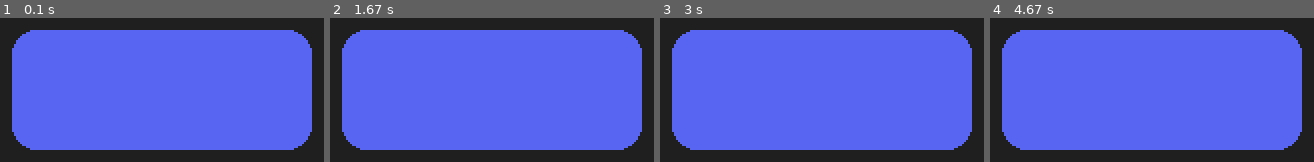
Above: before the commit, frames 1-4 (left to right).
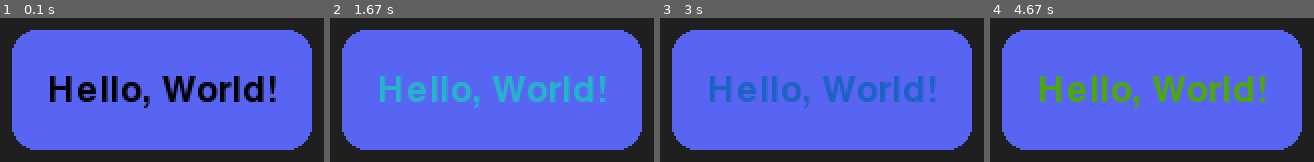
Above: after the commit, the same moments.

Repository: Piop2/Pygame-GUI
Game: pygame game, started from main.py
The game is run twice, just before and just after one commit, with the same random seed, the same clock (stepped at 60 frames per second) and the same inputs.
Inputs (mouse positions are in pixels of both pictures, inside the frame that each line leads up to):
- Up to frame 1 (0.1 s): no input
- Up to frame 2 (1.67 s): press the mouse at (492, 90) at 0.37 s; move the mouse to (outside the picture) at 0.47 s; release the mouse at (outside the picture) at 0.6 s; press the mouse at (492, 90) at 0.7 s; move the mouse to (outside the picture) at 0.8 s; release the mouse at (outside the picture) at 0.93 s; press the mouse at (492, 90) at 1.03 s; move the mouse to (576, 88) at 1.13 s; release the mouse at (outside the picture) at 1.27 s; press the mouse at (492, 90) at 1.37 s; move the mouse to (outside the picture) at 1.47 s; release the mouse at (outside the picture) at 1.6 s
- Up to frame 3 (3 s): press the mouse at (822, 90) at 1.7 s; move the mouse to (outside the picture) at 1.8 s; release the mouse at (outside the picture) at 1.93 s; press the mouse at (822, 90) at 2.03 s; move the mouse to (outside the picture) at 2.13 s; release the mouse at (outside the picture) at 2.27 s; press the mouse at (822, 90) at 2.37 s; move the mouse to (outside the picture) at 2.47 s; release the mouse at (outside the picture) at 2.6 s; press the mouse at (822, 90) at 2.7 s; move the mouse to (outside the picture) at 2.8 s; release the mouse at (outside the picture) at 2.93 s
- Up to frame 4 (4.67 s): press the mouse at (1152, 90) at 3.03 s; move the mouse to (outside the picture) at 3.13 s; release the mouse at (outside the picture) at 3.27 s; press the mouse at (1152, 90) at 3.37 s; move the mouse to (outside the picture) at 3.47 s; release the mouse at (outside the picture) at 3.6 s; press the mouse at (1152, 90) at 3.7 s; move the mouse to (1213, 42) at 3.8 s; release the mouse at (outside the picture) at 3.93 s; press the mouse at (1152, 90) at 4.03 s; move the mouse to (outside the picture) at 4.13 s; release the mouse at (outside the picture) at 4.27 s; press the mouse at (1152, 90) at 4.37 s; move the mouse to (outside the picture) at 4.47 s; release the mouse at (outside the picture) at 4.6 s

The runs differ from the first frame. In frame 1, 6.3% of the frame differs, in the area x 15-86%, y 40-63%; in frame 2, 5.9%; in frame 3, 5.7%; in frame 4, 6.3%.

Commit message:
feature: add TextView

Diff:
--- a/main.py
+++ b/main.py
@@ -1,7 +1,11 @@
+import random
+
 import pygame
 
 from core.screen import Screen, Viewport
 from view.button import ButtonView
+from view.text import TextView
+from model.event import MouseButton
 
 WINDOW_SIZE = (800, 800)
 BUTTON_SIZE = (150, 60)
@@ -23,7 +27,25 @@
 discord_box.style.height = BUTTON_SIZE[1]
 discord_box.style.border_radius = 12
 
+text_box = TextView()
+text_box.text = "Hello, World!"
+text_box.font_size = 18
+text_box.transform.x = (BUTTON_SIZE[0] // 2) - (text_box.style.width // 2)
+text_box.transform.y = (BUTTON_SIZE[1] // 2) - (text_box.style.height // 2)
+
 ui_screen.add_node(discord_box)
+discord_box.add_node(text_box)
+
+
+@discord_box.on_mouse_down
+def on_mouse_down(key: MouseButton, *_) -> bool:
+    if key == MouseButton.LEFT:
+        text_box.font_color.update(
+            random.randint(0, 255), random.randint(0, 255), random.randint(0, 255)
+        )
+        return True
+    return False
+
 
 running = True
 while running:
--- /dev/null
+++ b/view/text.py
@@ -0,0 +1,68 @@
+from __future__ import annotations
+
+from core.view import View
+
+from pygame import Font, Surface, Color
+from pygame.font import get_default_font
+
+
+class TextView(View):
+    def __init__(self) -> None:
+        super().__init__()
+
+        self._text = ""
+
+        self._font = get_default_font()
+        self._font_size = 20
+        self._font_color = Color(0, 0, 0)
+
+        self._font_renderer = Font(self._font, self._font_size)
+
+    @property
+    def text(self) -> str:
+        return self._text
+
+    @text.setter
+    def text(self, value: str) -> None:
+        self._text = value
+
+        # fix size
+        size = self._font_renderer.size(self._text)
+        self._style.width = size[0]
+        self._style.height = size[1]
+
+    @property
+    def font(self) -> str:
+        return self._font
+
+    @font.setter
+    def font(self, value: str) -> None:
+        self._font = value
+        self._font_renderer = Font(value, self._font_size)
+
+    @property
+    def font_size(self) -> int:
+        return self._font_size
+
+    @font_size.setter
+    def font_size(self, value: int) -> None:
+        self._font_size = value
+        self._font_renderer.set_point_size(value)
+
+        # fix size
+        size = self._font_renderer.size(self._text)
+        self._style.width = size[0]
+        self._style.height = size[1]
+
+    @property
+    def font_color(self) -> Color:
+        return self._font_color
+
+    @font_color.setter
+    def font_color(self, value: Color) -> None:
+        self._font_color = value
+
+    def _draw(self, surface: Surface) -> None:
+        surface.blit(
+            self._font_renderer.render(self._text, True, self._font_color), (0, 0)
+        )
